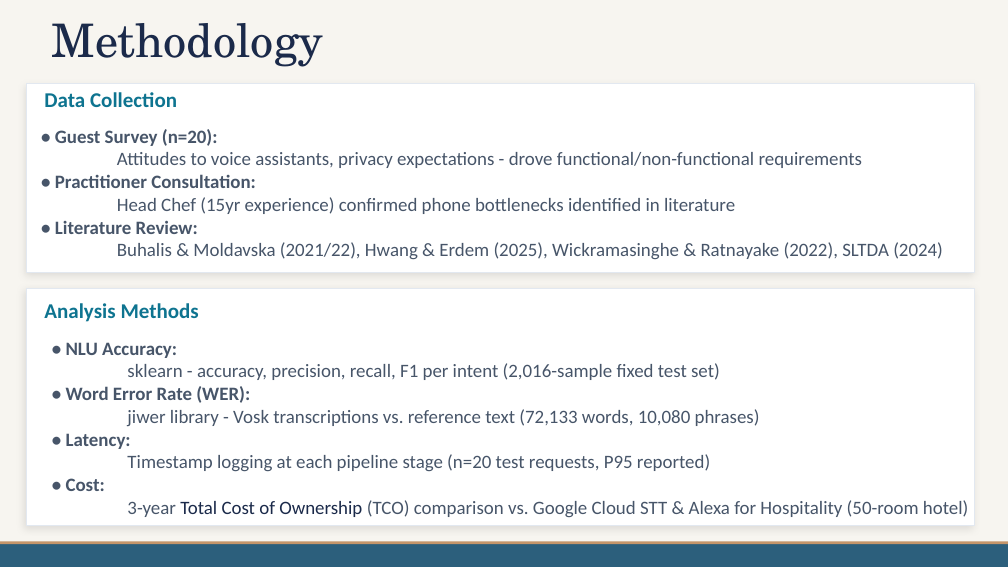
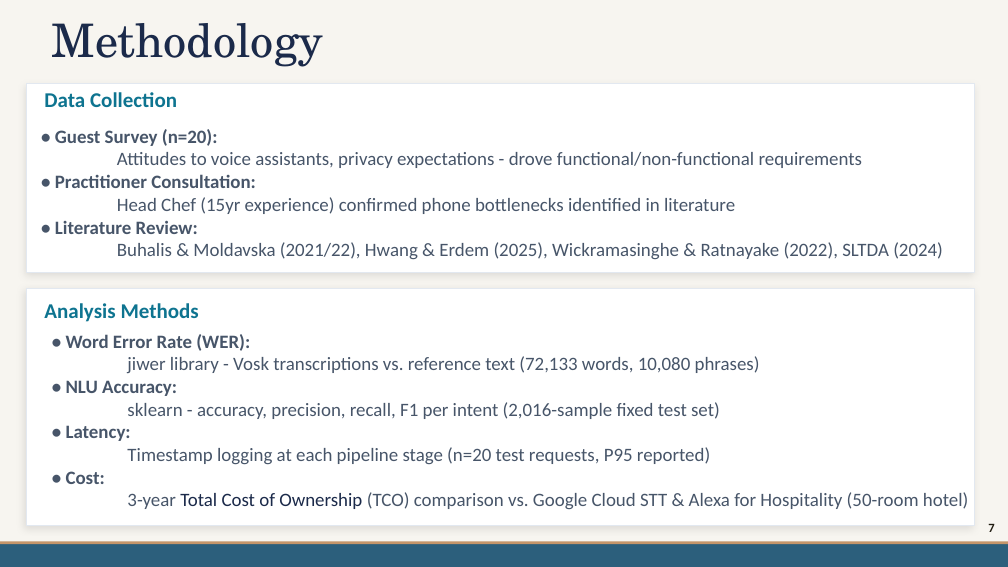
Before and after one commit to mdpw/msc-research, a slide deck: slide 7 of documents/Viva Presentation.pptx. Drawn at 1008x567 pixels with LibreOffice and Linux fonts; fonts in the diff are those of the drawing; background and template pictures are left out. Boxes give left, top, right and bottom in pixels: in the first picture for what was removed or moved away, otherwise in the second. Text is boxed around its words. In the diff, an @@ line names an element or a change of style, - is before the commit and + after.

```diff
--- a/documents/Viva Presentation.pptx
+++ b/documents/Viva Presentation.pptx
@@ text "• Word Error Rate (WER):": place and size @@
-text "• Word Error Rate (WER):" at <box>66,342,968,517</box>
+text "• Word Error Rate (WER):" at <box>66,334,968,509</box>
@@ text at <box>66,334,760,373</box>: paragraphs added @@
+• Word Error Rate (WER):
+jiwer library - Vosk transcriptions vs. reference text (72,133 words, 10,080 phrases)
@@ text at <box>66,402,720,441</box>: text changed @@
-sklearn - accuracy, precision, recall, F1 per intent (2,016-sample fixed test set)
-• Word Error Rate (WER):
-jiwer library - Vosk transcriptions vs. reference text (72,133 words, 10,080 phrases)
-• Latency:
+sklearn - accuracy, precision, recall, F1 per intent (2,016-sample fixed test set)
+• Latency:
@@ page number added at <box>988,524,994,532</box>, 12 pt, text #201C11, bold @@
+7
```
Also in this commit, not shown: 19 other slides changed, 1 slide removed.
